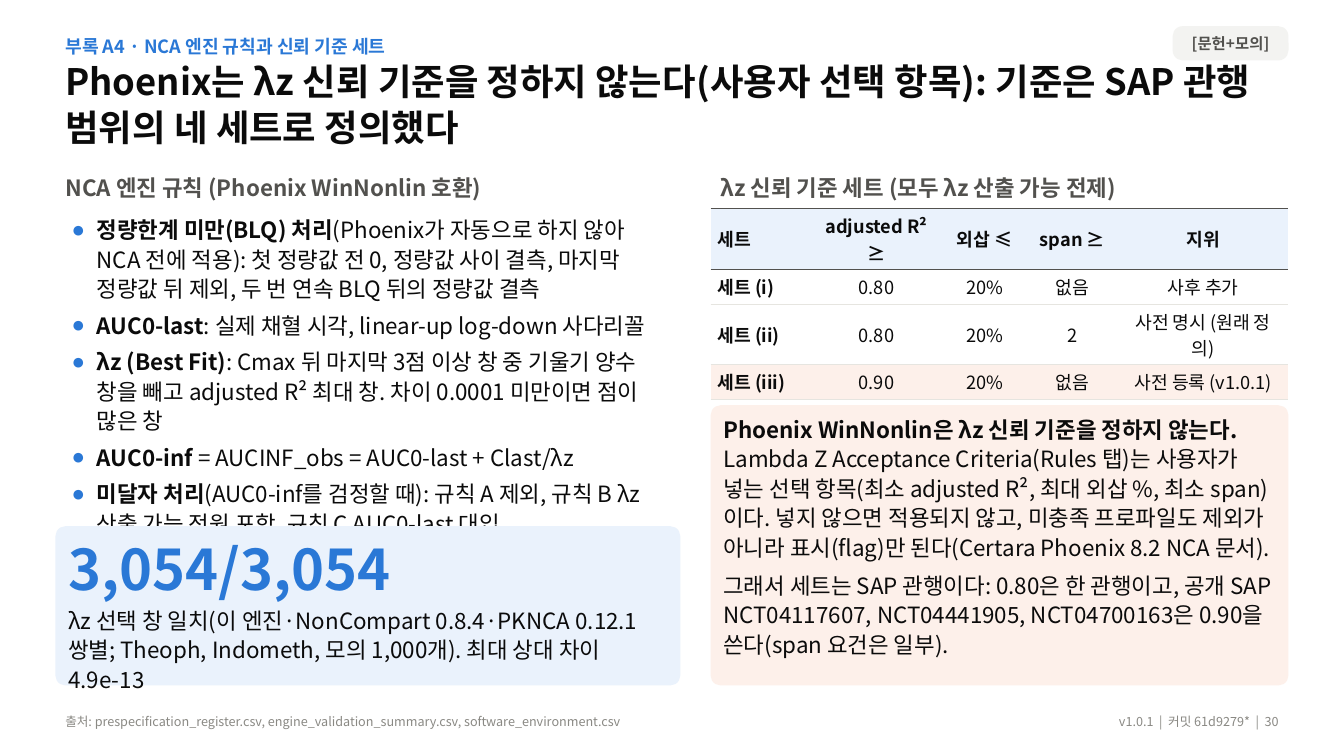
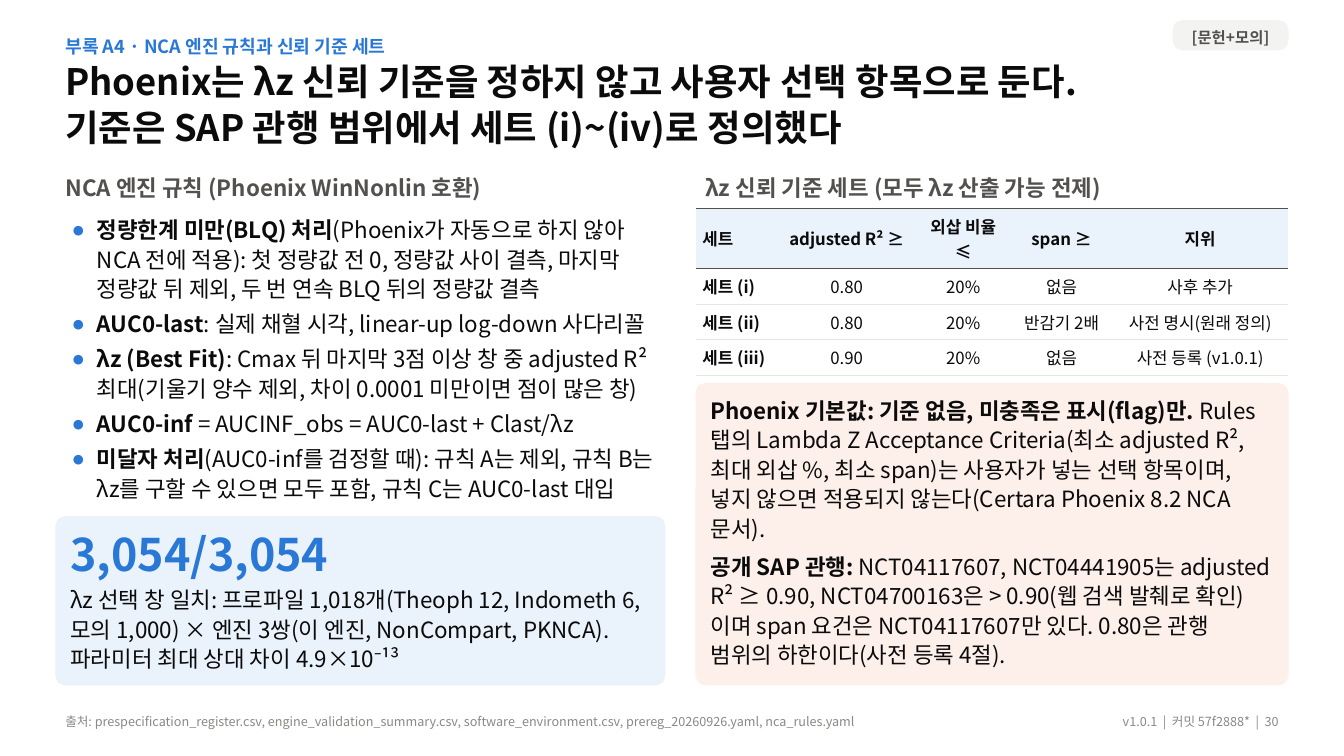
Before and after one commit to DHKQSP/dupilumab-sim, a slide deck: slide 30 of reports/deck/dupilumab_endpoint_results_v1.0.1.pptx. Drawn at 1344x756 pixels with LibreOffice and Linux fonts; fonts in the diff are those of the drawing. Boxes give left, top, right and bottom in pixels: in the first picture for what was removed or moved away, otherwise in the second. Text is boxed around its words. In the diff, an @@ line names an element or a change of style, - is before the commit and + after.

```diff
--- a/reports/deck/dupilumab_endpoint_results_v1.0.1.pptx
+++ b/reports/deck/dupilumab_endpoint_results_v1.0.1.pptx
@@ rounded rectangle "[문헌+모의]": place and size @@
-rounded rectangle "[문헌+모의]" at [1173, 26, 1289, 60]
+rounded rectangle "[문헌+모의]" at [1173, 20, 1289, 50]
@@ text at [65, 64, 1077, 148]: text changed @@
-Phoenix는 λz 신뢰 기준을 정하지 않는다(사용자 선택 항목): 기준은 SAP 관행 범위의 네 세트로 정의했다
+Phoenix는 λz 신뢰 기준을 정하지 않고 사용자 선택 항목으로 둔다. 기준은 SAP 관행 범위에서 세트 (i)~(iv)로 정의했다
@@ text "λz 신뢰 기준 세트 (모두 ...": place and size @@
-text "λz 신뢰 기준 세트 (모두 ..." at [721, 177, 1116, 201]
+text "λz 신뢰 기준 세트 (모두 ..." at [705, 177, 1101, 201]
@@ table at [696, 209, 1289, 409] @@
-row 1, column 3: 외삽 ≤
+row 1, column 3: 외삽 비율 ≤
-row 3, column 4: 2
+row 3, column 4: 반감기 2배
-row 3, column 5: 사전 명시 (원래 정의)
+row 3, column 5: 사전 명시(원래 정의)
-row 5, column 4: 3
+row 5, column 4: 반감기 3배
@@ fill #FDF0EA to none in row 4 @@
@@ size 13 to 12 pt in "세트", "adjusted R² ≥", "span ≥", "지위" and 17 more places @@
@@ more space between paragraphs @@
@@ table: place and size @@
-table at [711, 209, 1290, 433]
+table at [696, 209, 1289, 409]
@@ text at [97, 219, 645, 436]: less space between paragraphs @@
@@ text at [97, 347, 647, 402]: text changed @@
-● λz (Best Fit): Cmax 뒤 마지막 3점 이상 창 중 기울기 양수 창을 빼고 adjusted R² 최대 창. 차이 0.0001 미만이면 점이 많은 창
+● λz (Best Fit): Cmax 뒤 마지막 3점 이상 창 중 adjusted R² 최대(기울기 양수 제외, 차이 0.0001 미만이면 점이 많은 창)
@@ proportions changed in 3 elements at [1173, 20, 1289, 50], [55, 516, 665, 686], [696, 383, 1289, 686] @@
@@ rounded rectangle "Phoenix 기본값: 기준 없음, 미충족은 ...": place and size @@
-rounded rectangle "Phoenix 기본값: 기준 없음, 미충족은 ..." at [711, 405, 1289, 686]
+rounded rectangle "Phoenix 기본값: 기준 없음, 미충족은 ..." at [696, 383, 1289, 686]
@@ text in rounded rectangle at [711, 400, 1270, 668]: text changed @@
-Phoenix WinNonlin은 λz 신뢰 기준을 정하지 않는다. Lambda Z Acceptance Criteria(Rules 탭)는 사용자가 넣는 선택 항목(최소 adjusted R², 최대 외삽 %, 최소 span)이다. 넣지 않으면 적용되지 않고, 미충족 프로파일도 제외가 아니라 표시(flag)만 된다(Certara Phoenix 8.2 NCA 문서).
-그래서 세트는 SAP 관행이다: 0.80은 한 관행이고, 공개 SAP NCT04117607, NCT04441905, NCT04700163은 0.90을 쓴다(span 요건은 일부).
+Phoenix 기본값: 기준 없음, 미충족은 표시(flag)만. Rules 탭의 Lambda Z Acceptance Criteria(최소 adjusted R², 최대 외삽 %, 최소 span)는 사용자가 넣는 선택 항목이며, 넣지 않으면 적용되지 않는다(Certara Phoenix 8.2 NCA 문서).
+공개 SAP 관행: NCT04117607, NCT04441905는 adjusted R² ≥ 0.90, NCT04700163은 > 0.90(웹 검색 발췌로 확인)이며 span 요건은 NCT04117607만 있다. 0.80은 관행 범위의 하한이다(사전 등록 4절).
@@ text at [97, 448, 653, 501]: text changed @@
-● 미달자 처리(AUC0‑inf를 검정할 때): 규칙 A 제외, 규칙 B λz 산출 가능 전원 포함, 규칙 C AUC0‑last 대입
+● 미달자 처리(AUC0‑inf를 검정할 때): 규칙 A는 제외, 규칙 B는 λz를 구할 수 있으면 모두 포함, 규칙 C는 AUC0‑last 대입
@@ rounded rectangle "3,054/3,054": place and size @@
-rounded rectangle "3,054/3,054" at [55, 526, 681, 686]
+rounded rectangle "3,054/3,054" at [55, 516, 665, 686]
@@ text in rounded rectangle at [70, 535, 328, 581]: size 40 to 32 pt in "3,054/3,054" @@
@@ text in rounded rectangle at [70, 589, 641, 669]: text changed @@
-λz 선택 창 일치(이 엔진·NonCompart 0.8.4·PKNCA 0.12.1 쌍별; Theoph, Indometh, 모의 1,000개). 최대 상대 차이 4.9e-13
+λz 선택 창 일치: 프로파일 1,018개(Theoph 12, Indometh 6, 모의 1,000) × 엔진 3쌍(이 엔진, NonCompart, PKNCA). 파라미터 최대 상대 차이 4.9×10⁻¹³
@@ text at [65, 715, 854, 729]: text changed @@
-출처: prespecification_register.csv, engine_validation_summary.csv, software_environment.csv
+출처: prespecification_register.csv, engine_validation_summary.csv, software_environment.csv, prereg_20260926.yaml, nca_rules.yaml
@@ text at [1123, 715, 1279, 727]: text changed @@
-v1.0.1 | 커밋 61d9279* | 30
+v1.0.1 | 커밋 57f2888* | 30
```
Also in this commit, not shown: 31 other slides changed, 21 other files.
